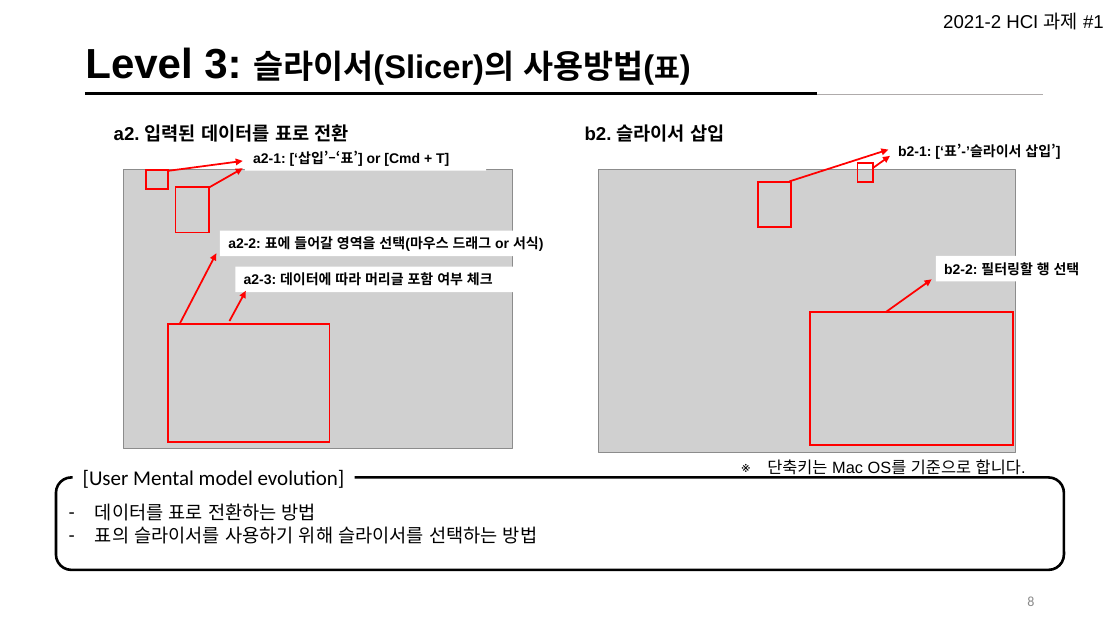
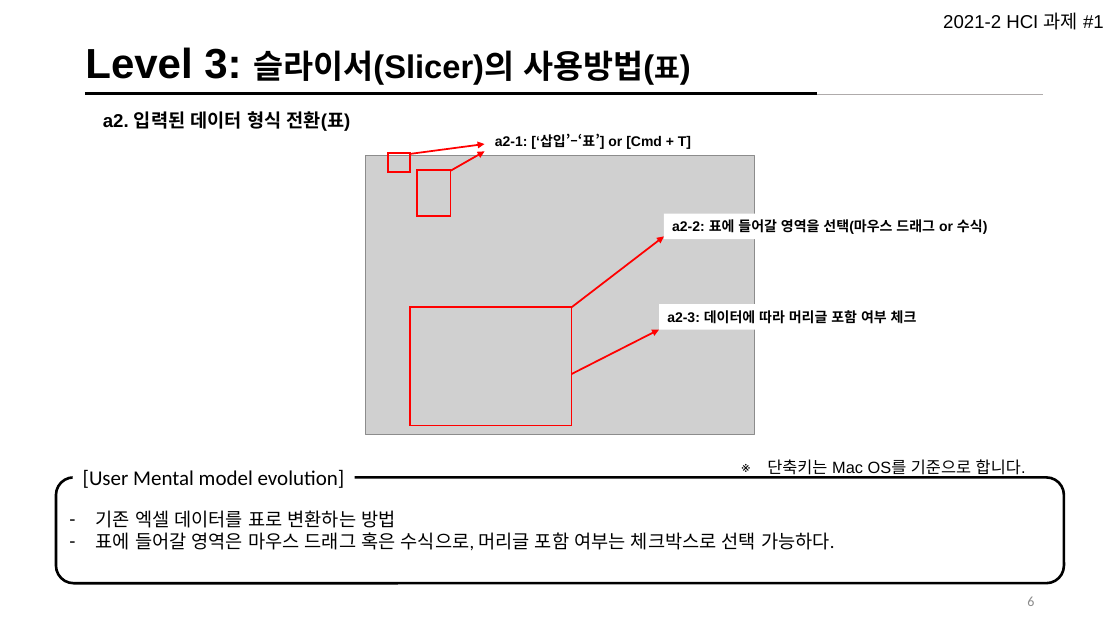
Before and after one commit to Jeeseob/homework2021-2, a slide deck: slide 7 of user-interface/week3/UI_Mental Model_김지섭.pptx (slide 9 before the commit). Drawn at 1120x630 pixels with LibreOffice and Linux fonts; fonts in the diff are those of the drawing; grey boxes stand for pictures. Boxes give left, top, right and bottom in pixels: in the first picture for what was removed or moved away, otherwise in the second. Text is boxed around its words. In the diff, an @@ line names an element or a change of style, - is before the commit and + after.

```diff
--- a/user-interface/week3/UI_Mental Model_김지섭.pptx
+++ b/user-interface/week3/UI_Mental Model_김지섭.pptx
@@ text at (x1=103, y1=111, x2=351, y2=131): text changed @@
-a2. 입력된 데이터를 표로 전환
+a2. 입력된 데이터 형식 전환(표)
@@ 4 rectangles, 2 arrows, 1 picture moved together from (x1=124, y1=145, x2=513, y2=450) to (x1=365, y1=129, x2=755, y2=435) @@
@@ text removed at (x1=585, y1=124, x2=724, y2=142) @@
-b2. 슬라이서 삽입
@@ picture removed at (x1=598, y1=170, x2=1015, y2=453) @@
@@ group removed at (x1=758, y1=143, x2=1060, y2=227): 2 rectangles, 2 arrows, 1 text @@
-b2-1: [‘표’-’슬라이서 삽입’]
@@ arrow moved from (180, 324) - (216, 254) to (571, 308) - (664, 236) @@
@@ text "a2-2: 표에 들어갈 영역을 선택(마우스 ..." moved from (x1=220, y1=231, x2=581, y2=256) to (x1=672, y1=219, x2=987, y2=234) @@
@@ text at (x1=672, y1=219, x2=987, y2=234): text changed @@
-a2-2: 표에 들어갈 영역을 선택(마우스 드래그 or 서식)
+a2-2: 표에 들어갈 영역을 선택(마우스 드래그 or 수식)
@@ rectangle removed at (x1=936, y1=256, x2=1102, y2=281) @@
-b2-2: 필터링할 행 선택
@@ arrow removed from (886, 313) to (932, 280) @@
@@ arrow moved from (229, 321) - (246, 291) to (571, 374) - (660, 329) @@
@@ rectangle "a2-3: 데이터에 따라 머리글 포함 ..." moved from (x1=235, y1=266, x2=528, y2=292) to (x1=660, y1=304, x2=953, y2=329) @@
@@ rectangle removed at (x1=810, y1=313, x2=1012, y2=445) @@
@@ rounded rectangle "기존 엑셀 데이터를 표로 변환하는 ..." resized from (x1=56, y1=477, x2=1065, y2=570) to (x1=56, y1=477, x2=1065, y2=583) @@
@@ text in rounded rectangle at (x1=96, y1=510, x2=834, y2=550): text changed @@
-– 데이터를 표로 전환하는 방법
-– 표의 슬라이서를 사용하기 위해 슬라이서를 선택하는 방법
+– 기존 엑셀 데이터를 표로 변환하는 방법
+– 표에 들어갈 영역은 마우스 드래그 혹은 수식으로, 머리글 포함 여부는 체크박스로 선택 가능하다.
```
Also in this commit, not shown: 10 other slides changed, 1 slide added, 2 slides removed, 5 other files.
